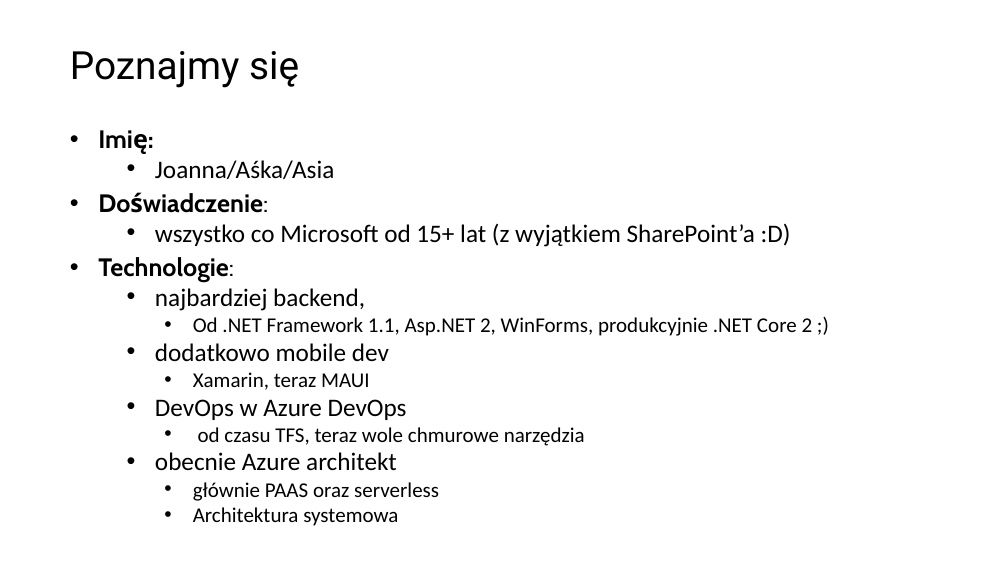
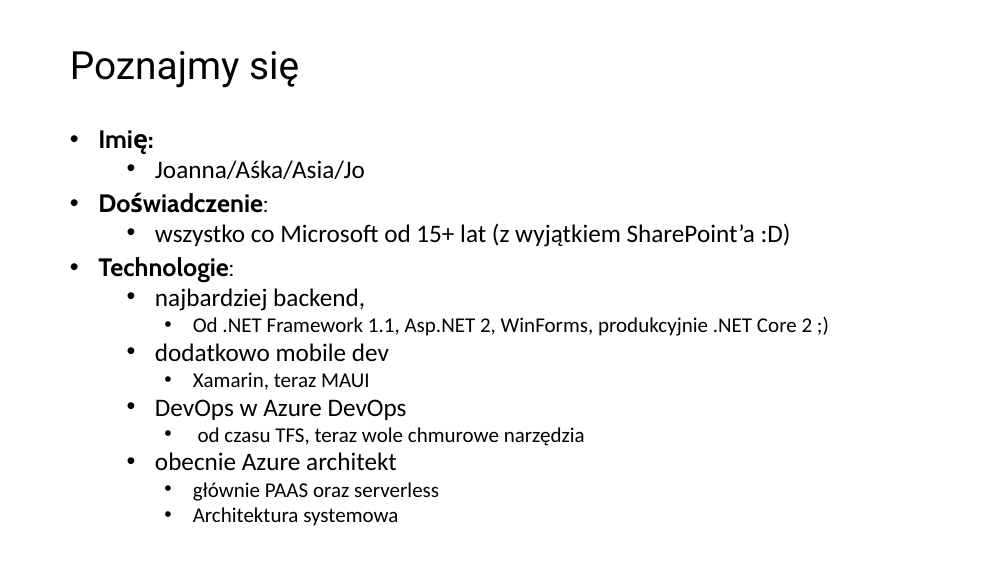
Before and after one commit to jlamch/.net-core, a slide deck: slide 2 of 0. About me.pptx. Drawn at 1008x567 pixels with LibreOffice and Linux fonts; fonts in the diff are those of the drawing. Boxes give left, top, right and bottom in pixels: in the first picture for what was removed or moved away, otherwise in the second. Text is boxed around its words. In the diff, an @@ line names an element or a change of style, - is before the commit and + after.

```diff
--- a/0. About me.pptx
+++ b/0. About me.pptx
@@ text at [155, 160, 365, 179]: text changed @@
-  • Joanna/Aśka/Asia
+  • Joanna/Aśka/Asia/Jo
```
Also in this commit, not shown: 1 other slide changed, 2 slides added, 7 other files.
